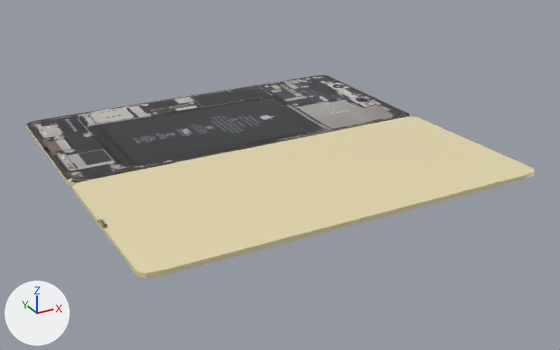
Two versions of the glTF model prot/object1/iphone.gltf, one commit apart.
The view is the same before and after, from a camera (50 mm lens) standing at (-2.54, -5.65, 2.19) and looking at (0.08, -0.87, -0.2). Lighting does not change. The marker at lower left points along +X, +Y and +Z. Both versions are drawn at frame 140 of the action 'seitaininnsyouAction'; the numbers are the values there.

The first picture shows 'sumaho hontai', 'sumaho hontai.001'.
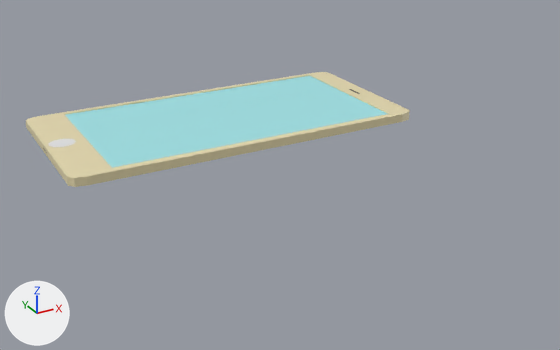
Changed parts and their boxes [x1, y1, x2, y2] in the pictures (560 x 350 px):
'sumaho hontai.001', moved, turned: before [72, 117, 535, 278]; after [25, 72, 410, 182]
'sumaho hontai', unchanged, covered by the edit: before [26, 75, 409, 186]; after [26, 116, 409, 187]

The change, as a list of edits to the scene's bpy script:
```text
Change ob_sumaho_hontai_001:
    ob_sumaho_hontai_001.location: (0.0, -1.428, 0.016) -> (0.0, 0.0, 0.0)
    ob_sumaho_hontai_001.rotation_euler: (0.0175, 0.0, -3.142) -> (0.0, -3.142, 0.0)  # degrees (1, 0, -180) -> degrees (0, -180, 0)
```
